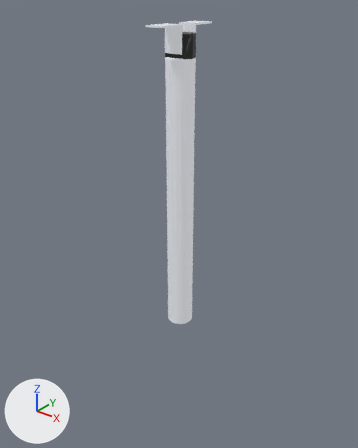
Before and after pictures for a commit that changed the COLLADA model pandora_robots_description/gio/meshes/linear_actuator_link.dae.
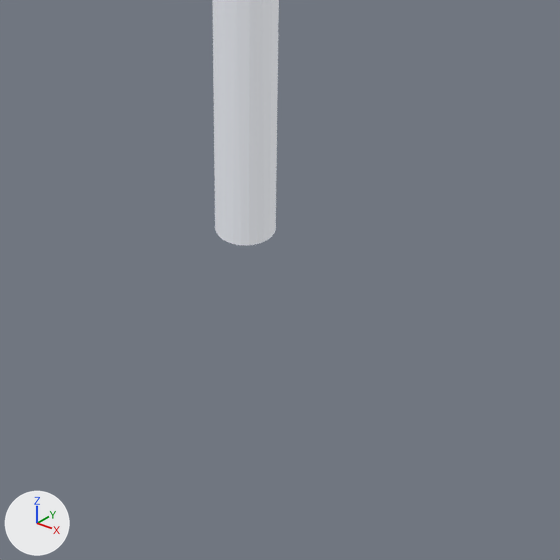
Old and new are each drawn whole from a camera (50 mm lens) standing at (0.0953, -0.1198, 0.1128) and looking at (-0.0037, 0.0039, 0.0361) and again close up on the part from 23% to 85% of the width and 51% to 100% of the height. The lights are fixed; the arrows at lower left show +X, +Y and +Z. Vertices at the same position are counted once.

The scene before the commit, as lines of its bpy script (objects in view):
```python
me_firgelli_002 = bpy.data.meshes.new('Firgelli.002')
me_firgelli_002.from_pydata(...)  # 871 vertices, 1200 faces; spans x -0.0045..0.0045, y -0.0115..0.0115, z 0.0..0.1025
# faces by material slot: [529, 671]
me_firgelli_002.materials.append(mat_aluminium)  # grey #adb2bd
me_firgelli_002.materials.append(mat_plastic_black)  # black #212121
ob_firgelli_001 = bpy.data.objects.new('Firgelli_001', me_firgelli_002)
ob_firgelli_001.location = (0.0, 0.0, 0.0)
```
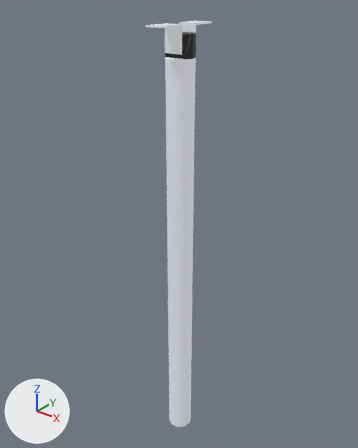
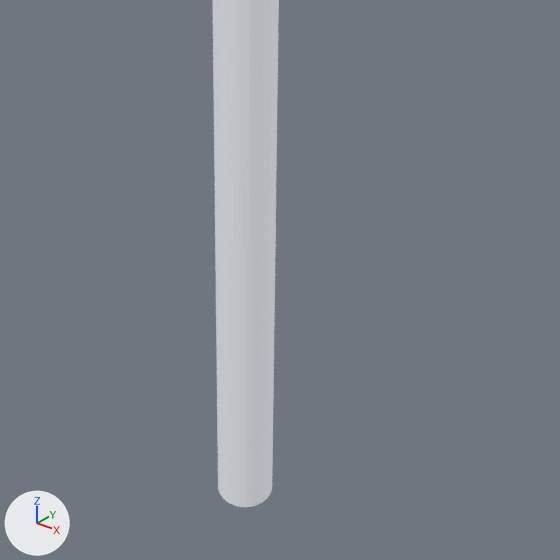
The newer file is also turned or shifted as a whole; pictures and numbers use the older file's frame.

Boxes (x1, y1, x2, y2) around the edits, measured in the close-ups (560 x 560 px):
'Firgelli_001', reshaped: before (212, 0, 279, 245); after (212, 0, 279, 507)
part 1 of me_firgelli_002, built on: before (274, 0, 279, 232); after (215, 21, 279, 507)

Diff of the bpy script that builds the scene:
```diff
--- a/pandora_robots_description/gio/meshes/linear_actuator_link.dae.py
+++ b/pandora_robots_description/gio/meshes/linear_actuator_link.dae.py
@@ me_firgelli_002 @@
 # used by ob_firgelli_001; location = (0.0, 0.0, 0.0)
-me_firgelli_002.from_pydata(...)  # 871 vertices, 1200 faces; spans x -0.0045..0.0045, y -0.0115..0.0115, z 0.0..0.1025
+me_firgelli_002.from_pydata(...)  # 1089 vertices, 1636 faces; spans x -0.0045..0.0045, y -0.0115..0.0115, z -0.0524..0.1025
+# me_firgelli_002 part 1: 1 vertex removed from x 0.0039, y 0.0022, z 0.0; 219 vertices added at x -0.0045..0.0045, y -0.0045..0.0045, z -0.0524..0.0
 me_firgelli_002.materials.append(mat_aluminium)
```
